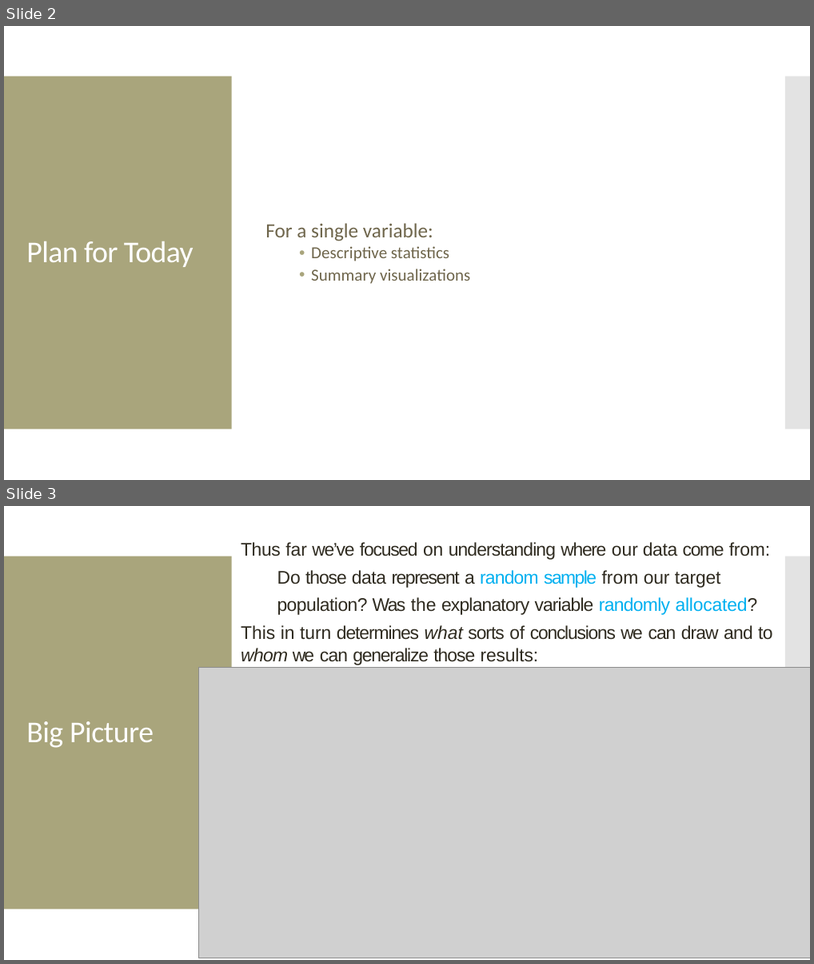
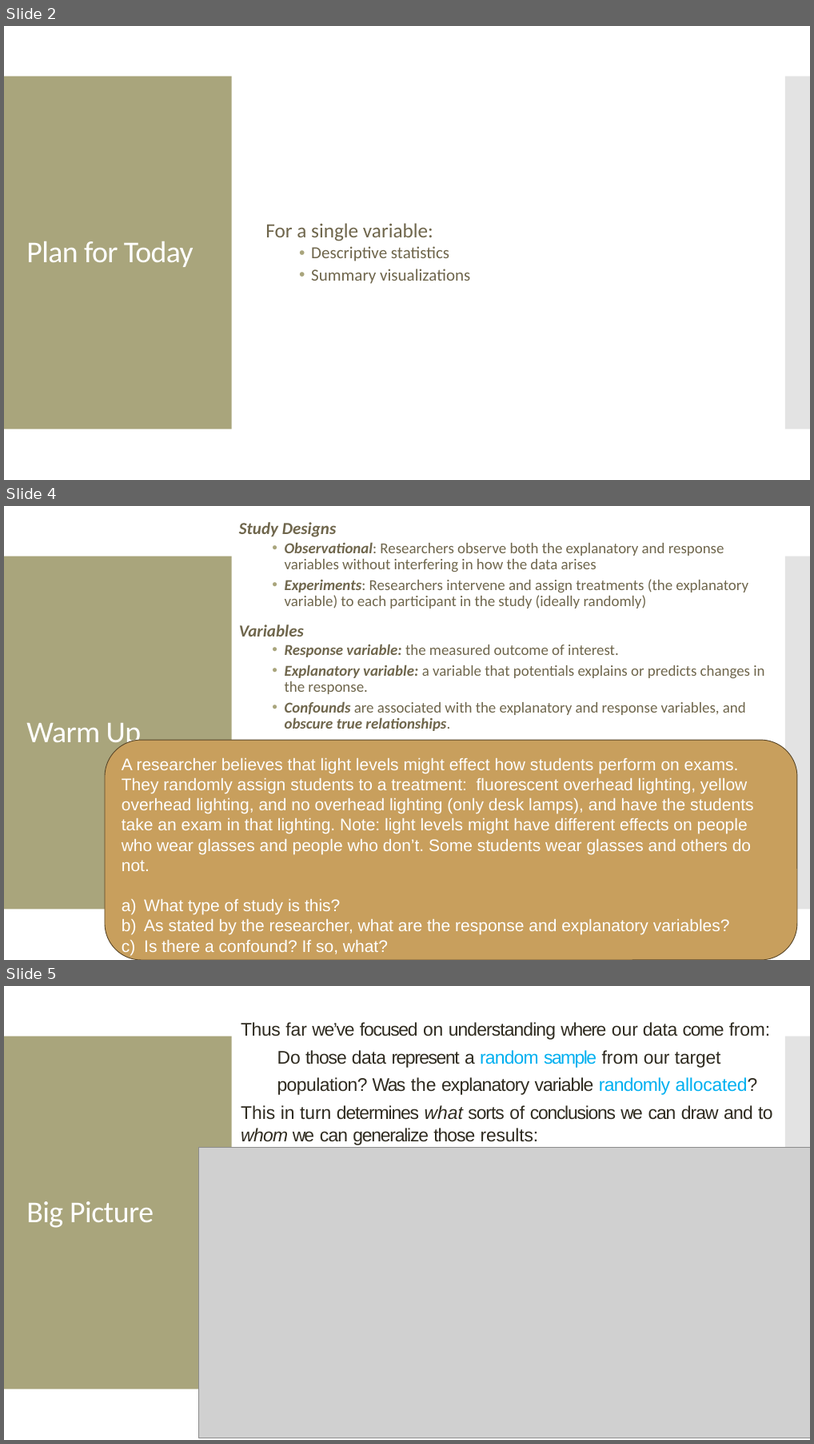
Before and after one commit to amosca01/MATH108-S24, a slide deck: slides/03-eda-pt1.pptx. Shown one above the other, each under a label of ours: slides 2 and 3 before the commit, slides 2, 4 and 5 after it; the slides between them are not shown. The pictures are 814x964 and 814x1444 pixels, drawn with LibreOffice and Linux fonts; fonts in the diff are those of the drawing; grey boxes stand for pictures. Boxes give left, top, right and bottom in pixels: in the first picture for what was removed or moved away, otherwise in the second. Text is boxed around its words. In the diff, an @@ line names an element or a change of style, - is before the commit and + after.

Commit message:
slides

```diff
--- a/slides/03-eda-pt1.pptx
+++ b/slides/03-eda-pt1.pptx
@@ slide 4 added at [4, 506, 810, 960], background #FFFFFF; not listed: 2 template elements that a slide beside it also shows @@
@@ text added at [239, 522, 765, 731], 18 pt, text #6F664C @@
+Study Designs
+  • Observational: Researchers observe both the explanatory and response variables without interfering in how the data arises
+  • Experiments: Researchers intervene and assign treatments (the explanatory variable) to each participant in the study (ideally randomly)
+Variables
+  • Response variable: the measured outcome of interest.
+  • Explanatory variable: a variable that potentials explains or predicts changes in the response.
+  • Confounds are associated with the explanatory and response variables, and obscure true relationships.
@@ title added at [26, 723, 141, 749], 36 pt, text #FFFFFF @@
+Warm Up
@@ rounded rectangle added at [105, 740, 798, 960], fill #C89F5D, outline #584629 0.85 pt, 20 pt, text #FFFFFF @@
+A researcher believes that light levels might effect how students perform on exams. They randomly assign students to a treatment: fluorescent overhead lighting, yellow overhead lighting, and no overhead lighting (only desk lamps), and have the students take an exam in that lighting. Note: light levels might have different effects on people who wear glasses and people who don’t. Some students wear glasses and others do not.
+a) What type of study is this?
+b) As stated by the researcher, what are the response and explanatory variables?
+c) Is there a confound? If so, what?
@@ what was slide 3 is now slide 5 @@
```
Also in this commit, not shown: 1 slide changed, 1 other slide added, 5 other files.
